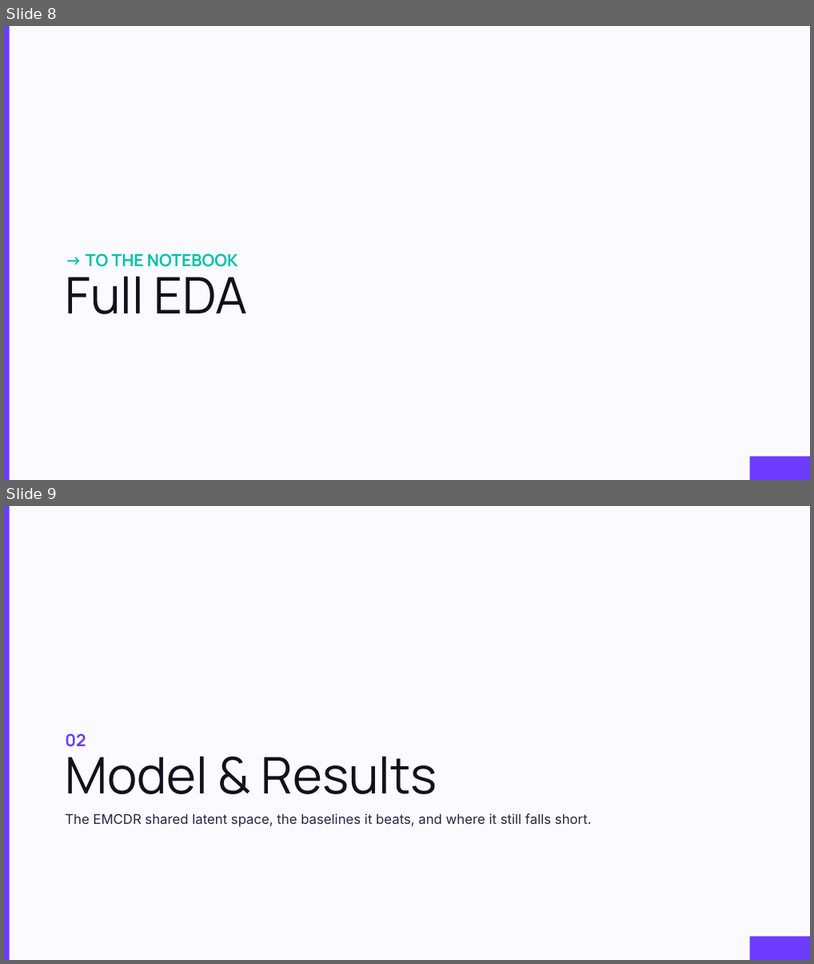
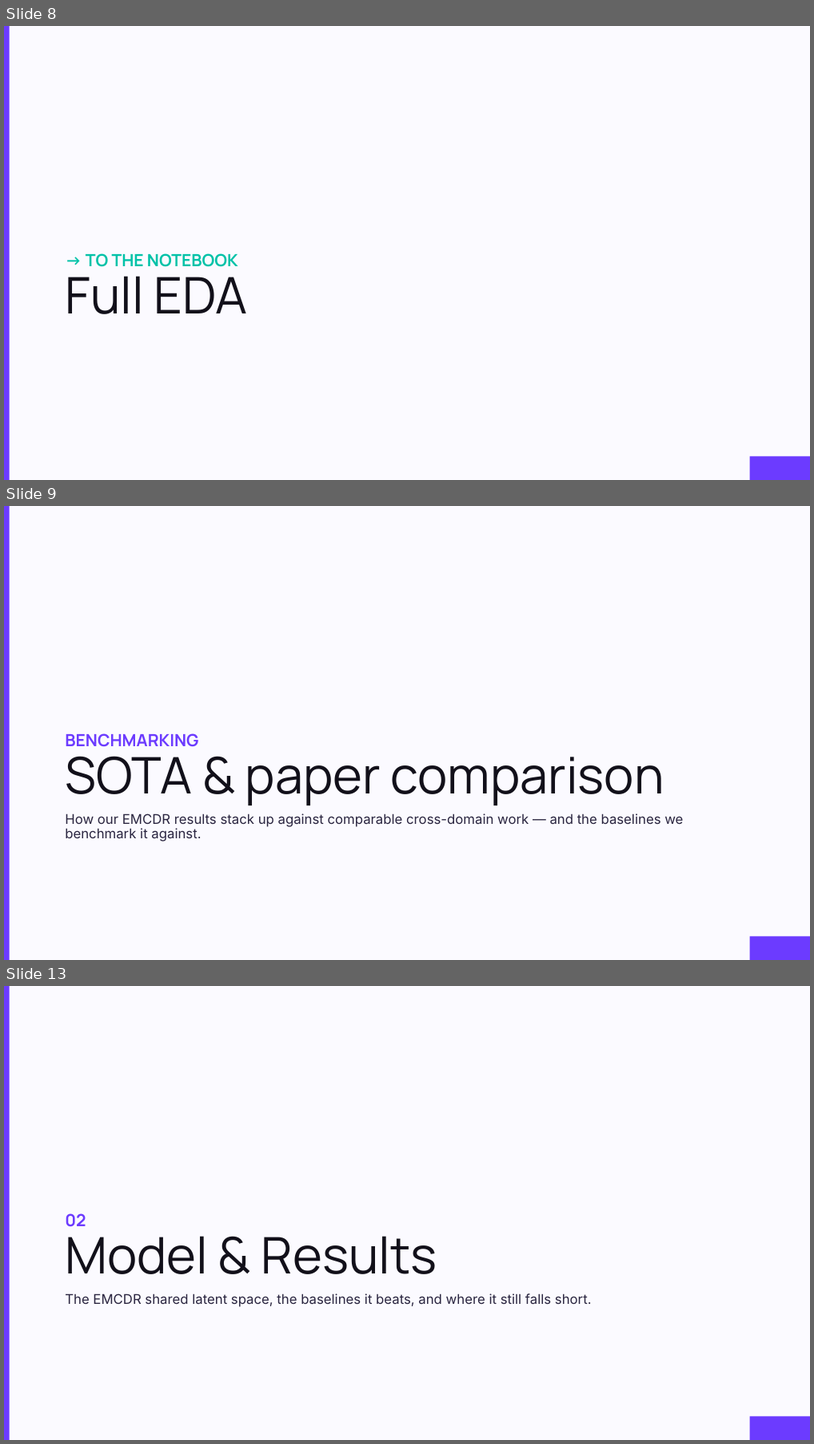
Before and after one commit to orimood/Amazon_CR, a slide deck: Cross-Domain_final.pptx. Shown one above the other, each under a label of ours: slides 8 and 9 before the commit, slides 8, 9 and 13 after it; the slides between them are not shown. The pictures are 814x964 and 814x1444 pixels, drawn with LibreOffice and Linux fonts; fonts in the diff are those of the drawing. Boxes give left, top, right and bottom in pixels: in the first picture for what was removed or moved away, otherwise in the second. Text is boxed around its words. In the diff, an @@ line names an element or a change of style, - is before the commit and + after.

```diff
--- a/Cross-Domain_final.pptx
+++ b/Cross-Domain_final.pptx
@@ slide 9 added at bbox=[4, 506, 810, 960], background #FBFAFF; not listed: 2 template elements that a slide beside it also shows @@
@@ title added at bbox=[65, 733, 665, 805], 60 pt, text #12101A @@
+BENCHMARKING
+SOTA & paper comparison
@@ text added at bbox=[65, 813, 683, 841], 16 pt, text #2A2540 @@
+How our EMCDR results stack up against comparable cross-domain work — and the baselines we benchmark it against.
@@ what was slide 9 is now slide 13 @@
```
Also in this commit, not shown: 1 slide changed, 3 other slides added, 2 other files.
